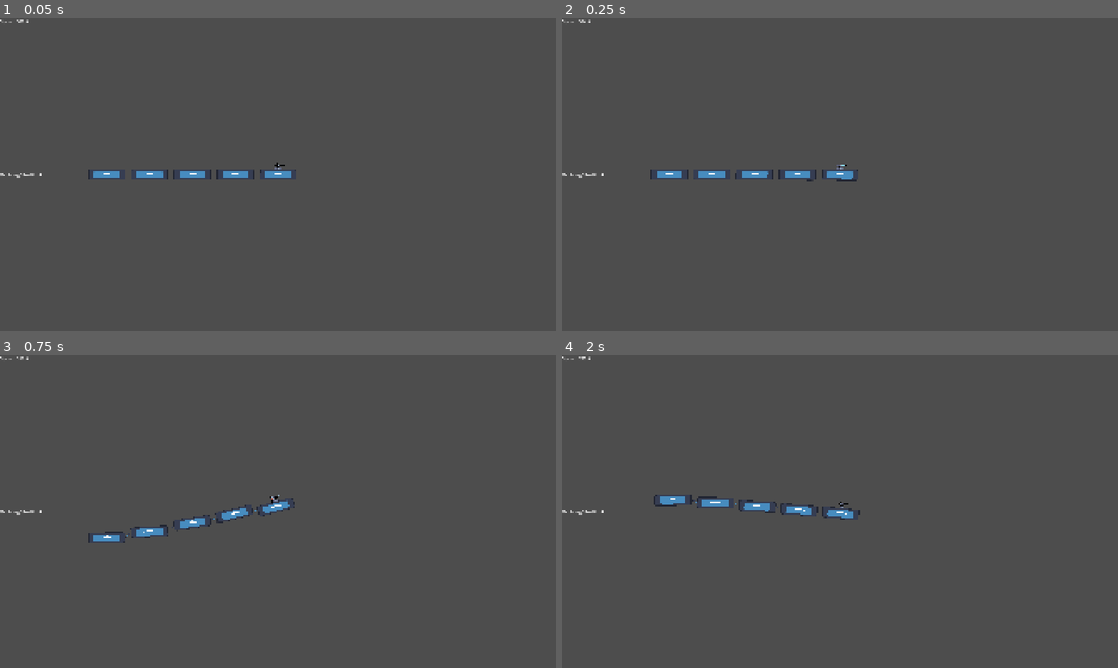
Above: before the commit, frames 1-4 (two rows, left to right).
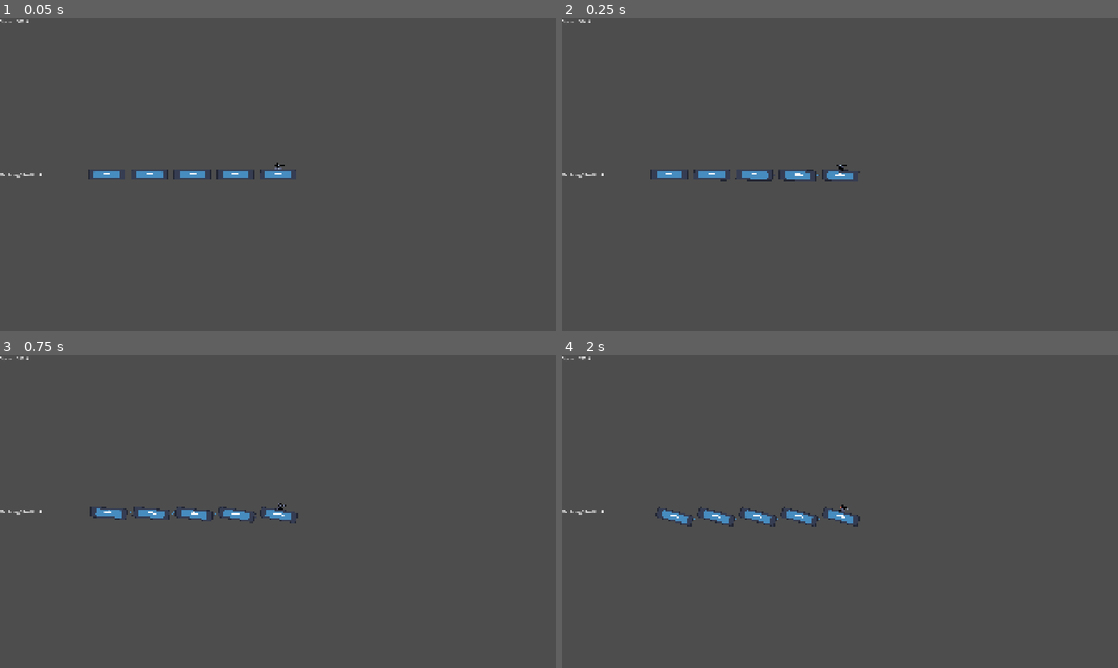
Above: after the commit, the same moments.

Repository: g3evorz/Gameseed-2026
Game: Godot game, scene res://Scenes/main.tscn
The game is run twice, just before and just after one commit, with the same random seed, the same clock (stepped at 60 frames per second) and the same inputs. The engine's default icon, where the game draws it, is replaced by a stand-in: a white triangle on a blue panel in a dark square.
Inputs:
- Up to frame 1 (0.05 s): no input
- Up to frame 2 (0.25 s): no input
- Up to frame 3 (0.75 s): tap Enter (ui_accept) at 0.5 s; hold E (shoot) from 0.53 s (still down)
- Up to frame 4 (2 s): tap Enter (ui_accept) at 0.77, 1.52 s; release E (shoot) at 1.28 s; tap E (shoot) at 1.35 s

Frame 1 is identical in both runs. In frame 2, 0.2% of the frame differs, in the area x 19-54%, y 46-53%; in frame 3, 1.2%; in frame 4, 1.3%, in the area x 16-54%, y 44-55%.

Commit message:
revert changes
Revert

Diff:
--- a/Scenes/Components/Worldborder.tscn
+++ b/Scenes/Components/Worldborder.tscn
@@ -5,8 +5,6 @@
 [node name="World" type="Node2D" unique_id=1368948942]
 
 [node name="StaticBody2D" type="StaticBody2D" parent="." unique_id=1824160273]
-collision_layer = 2
-collision_mask = 3
 
 [node name="CollisionShape2D" type="CollisionShape2D" parent="StaticBody2D" unique_id=1287280835]
 position = Vector2(-85.5, 5.5)
